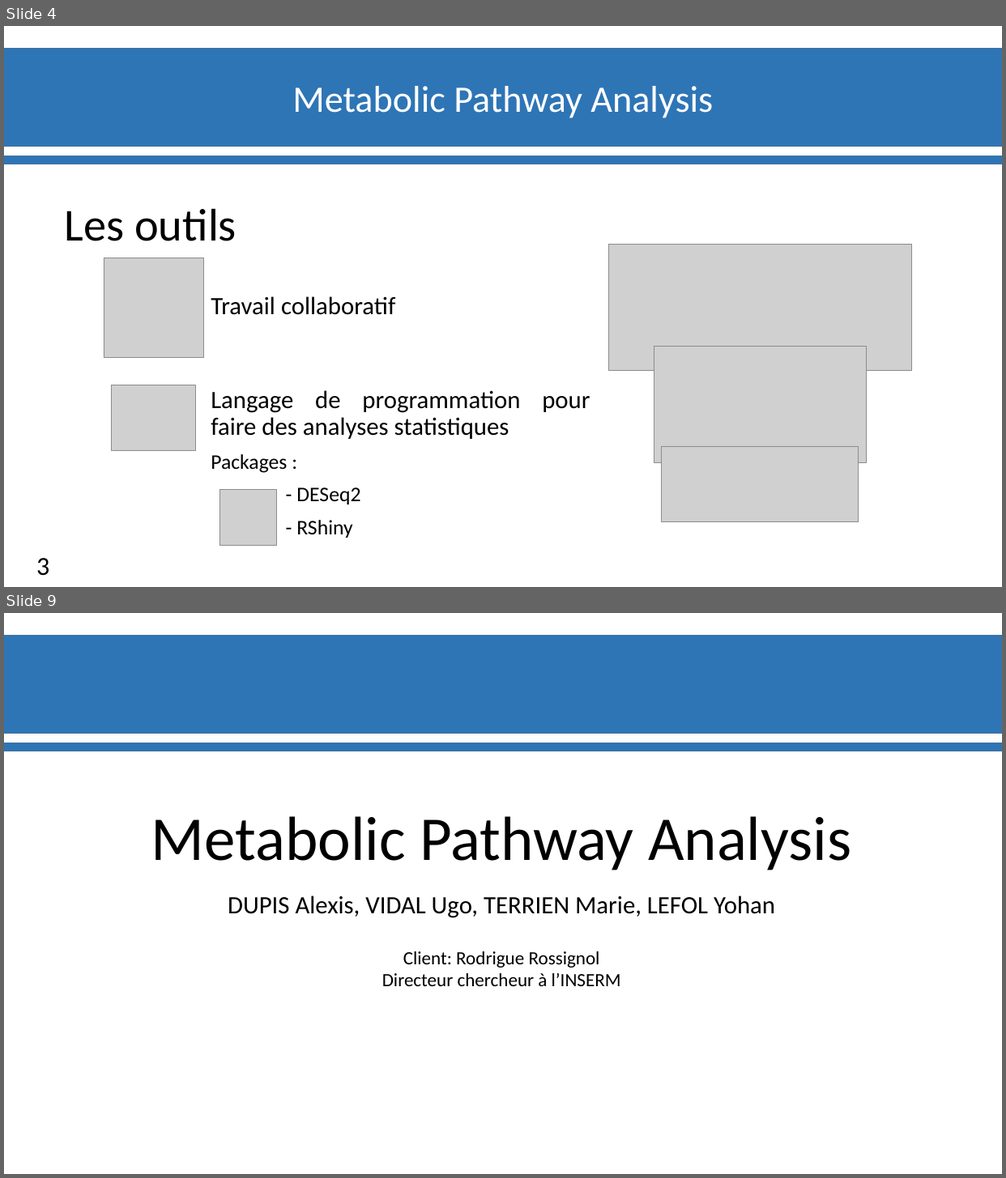
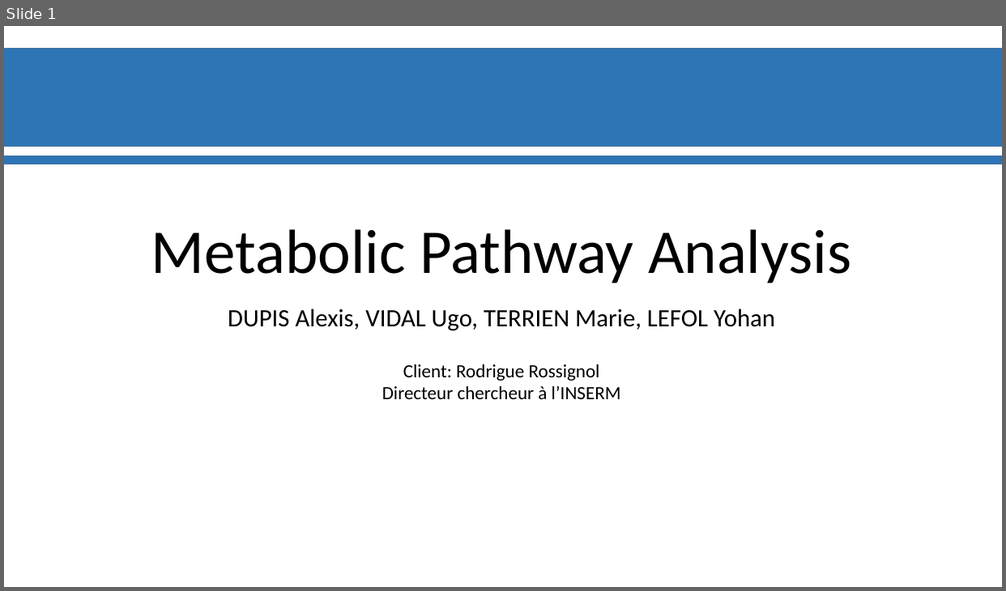
Before and after one commit to Ylefol/projet-INSERM_V5, a slide deck: Slides/Diapos_Suivit_projet.pptx. Shown one above the other, each under a label of ours: slides 4 and 9 before the commit, slide 1 after it; the slides between them are not shown. The pictures are 1006x1178 and 1006x591 pixels, drawn with LibreOffice and Linux fonts; fonts in the diff are those of the drawing; grey boxes stand for pictures; background and template pictures are left out. Boxes give left, top, right and bottom in pixels: in the first picture for what was removed or moved away, otherwise in the second. Text is boxed around its words. In the diff, an @@ line names an element or a change of style, - is before the commit and + after.

```diff
--- a/Slides/Diapos_Suivit_projet.pptx
+++ b/Slides/Diapos_Suivit_projet.pptx
@@ slide 4 removed at (4, 26, 1002, 587), background #FFFFFF; not listed: 2 template elements that a slide beside it also shows @@
@@ text removed at (292, 86, 713, 118) @@
-Metabolic Pathway Analysis
@@ text removed at (65, 208, 236, 241) @@
-Les outils
@@ picture removed at (609, 244, 912, 370) @@
@@ picture removed at (104, 258, 204, 358) @@
@@ text removed at (211, 297, 590, 538) @@
-Travail collaboratif
-Langage de programmation pour faire des analyses statistiques
-Packages :
-- DESeq2
-- RShiny
@@ picture removed at (654, 347, 867, 463) @@
@@ picture removed at (111, 386, 196, 450) @@
@@ picture removed at (662, 446, 859, 523) @@
@@ picture removed at (219, 490, 276, 546) @@
@@ page number removed at (36, 558, 49, 576) @@
-3
@@ what was slide 9 is now slide 1 @@
```
Also in this commit, not shown: 2 slides changed, 7 other slides removed, 1 other file.
